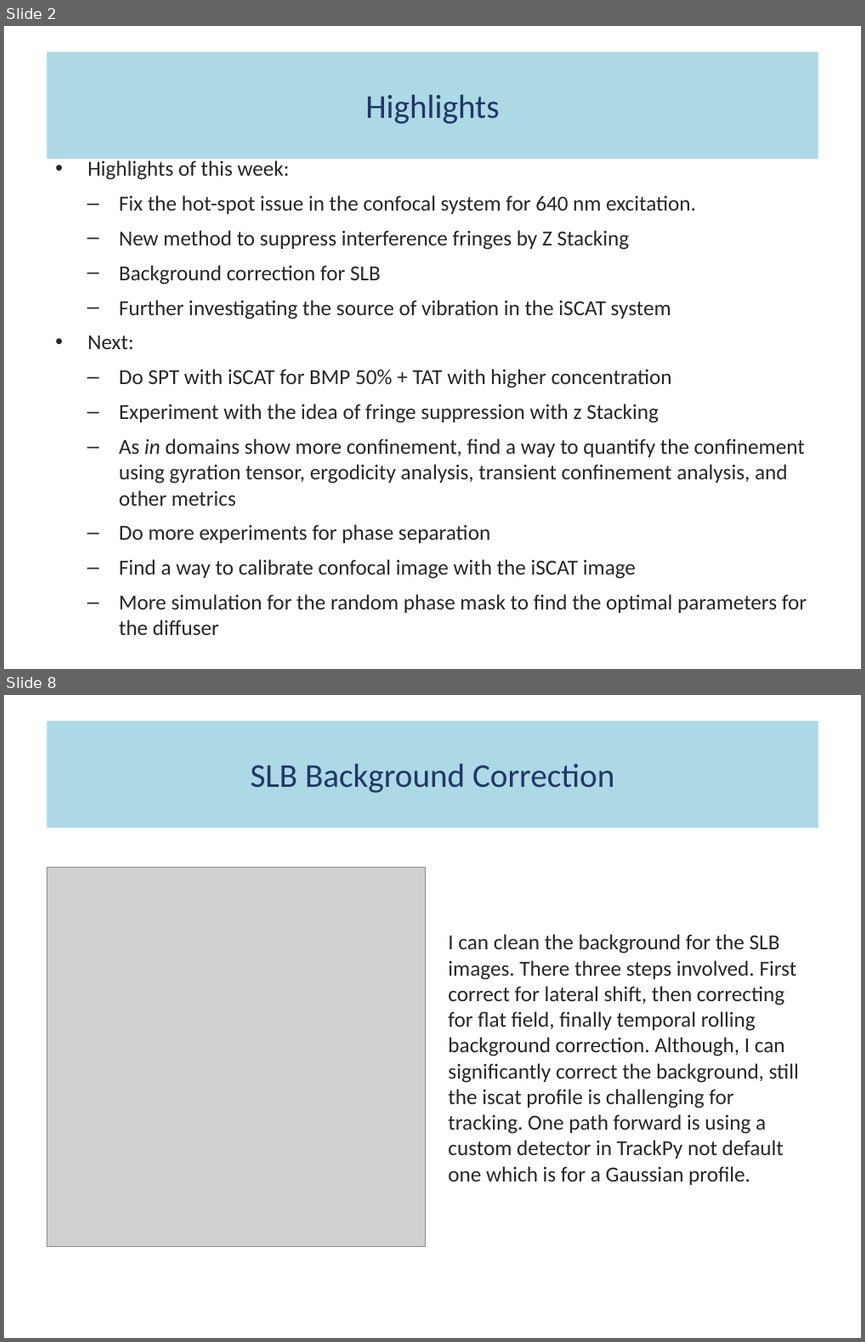
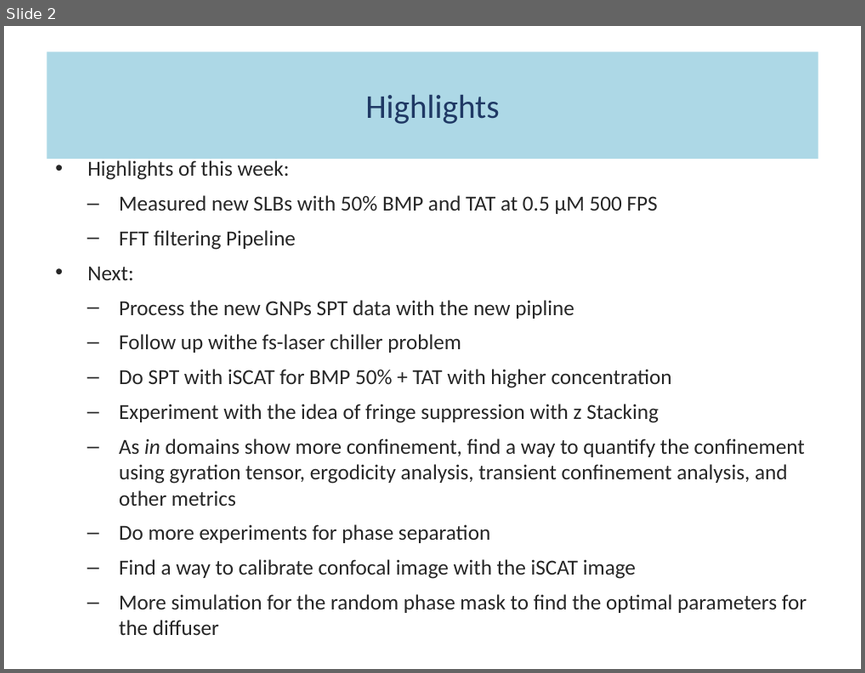
Before and after one commit to fathi0amir/ppt-with-quarto, a slide deck: main.pptx. Shown one above the other, each under a label of ours: slides 2 and 8 before the commit, slide 2 after it; the slides between them are not shown. The pictures are 865x1342 and 865x673 pixels, drawn with LibreOffice and Linux fonts; fonts in the diff are those of the drawing; grey boxes stand for pictures. Boxes give left, top, right and bottom in pixels: in the first picture for what was removed or moved away, otherwise in the second. Text is boxed around its words. In the diff, an @@ line names an element or a change of style, - is before the commit and + after.

```diff
--- a/main.pptx
+++ b/main.pptx
@@ slide 8 removed at (4, 695, 861, 1338), background #FFFFFF @@
@@ title removed at (46, 721, 818, 828) @@
-SLB Background Correction
@@ picture removed at (46, 868, 426, 1246) @@
@@ text removed at (448, 934, 799, 1185) @@
-I can clean the background for the SLB images. There three steps involved. First correct for lateral shift, then correcting for flat field, finally temporal rolling background correction. Although, I can significantly correct the background, still the iscat profile is challenging for tracking. One path forward is using a custom detector in TrackPy not default one which is for a Gaussian profile.
@@ slide 2 changed as well @@
@@ text at (119, 195, 658, 250): text changed @@
-  – Fix the hot-spot issue in the confocal system for 640 nm excitation.
-  – New method to suppress interference fringes by Z Stacking
-  – Background correction for SLB
-  – Further investigating the source of vibration in the iSCAT system
+  – Measured new SLBs with 50% BMP and TAT at 0.5 µM 500 FPS
+  – FFT filtering Pipeline
@@ text at (119, 300, 574, 352): paragraphs added @@
+  – Process the new GNPs SPT data with the new pipline
+  – Follow up withe fs-laser chiller problem
```
Also in this commit, not shown: 2 other slides changed, 5 slides added, 5 other slides removed, 3 other files.
